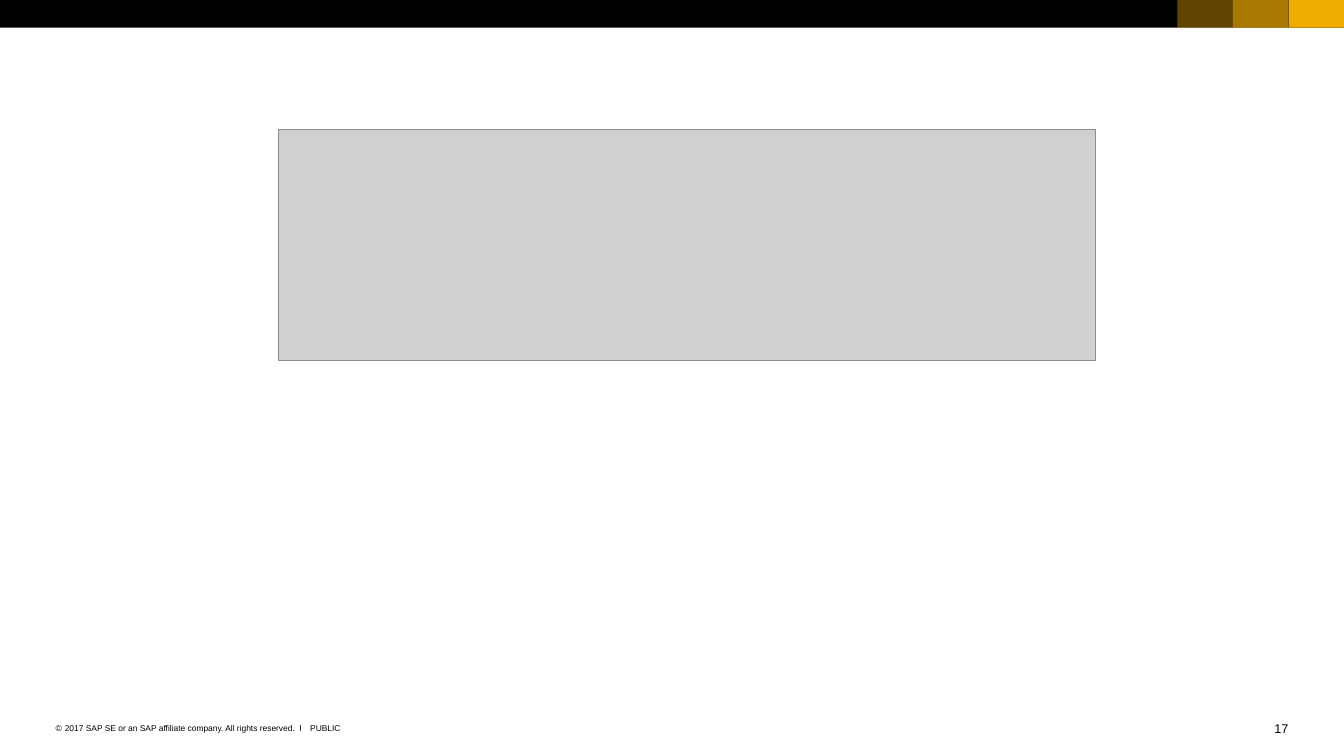
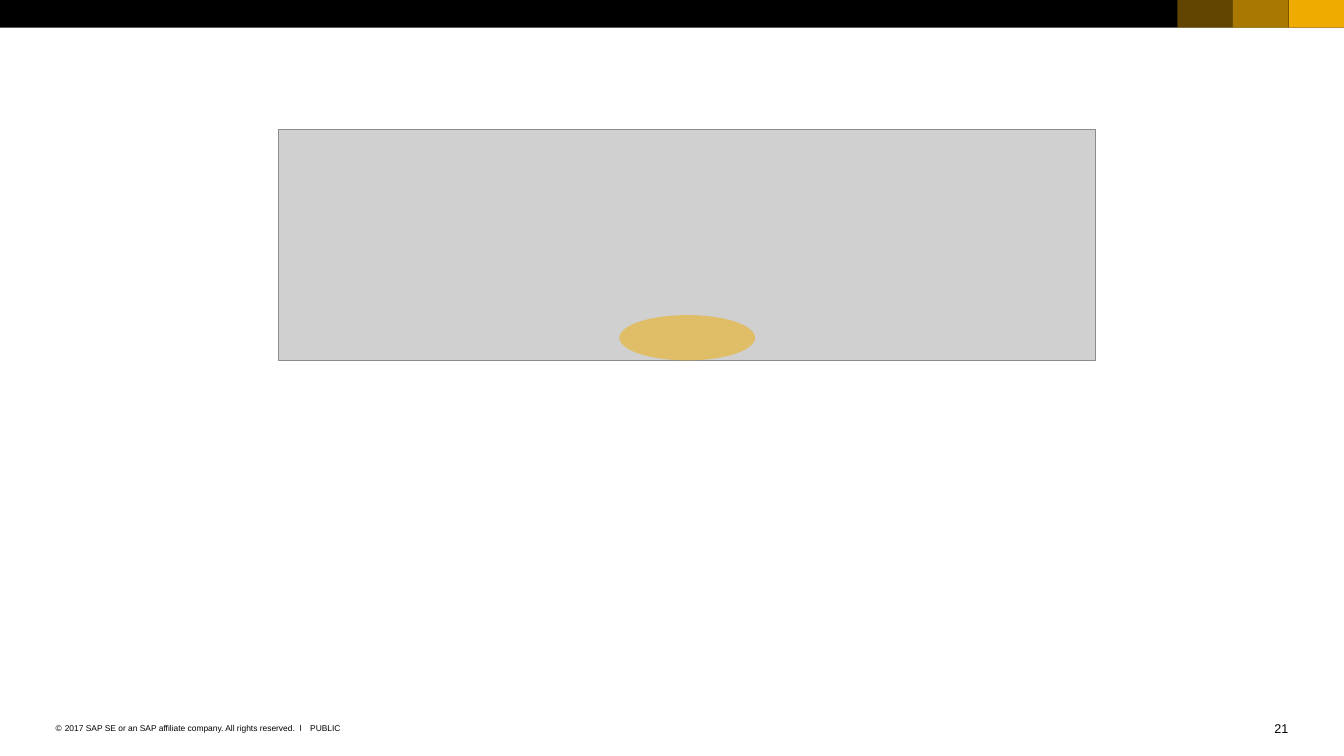
Before and after one commit to Ahaan17Saroch/Queue-Manager-Cloud-Dispatcher, a slide deck: slide 21 of SAP_2017_16x9_black_and_white.pptx (slide 17 before the commit). Drawn at 1344x756 pixels with LibreOffice and Linux fonts; fonts in the diff are those of the drawing; grey boxes stand for pictures. Boxes give left, top, right and bottom in pixels: in the first picture for what was removed or moved away, otherwise in the second. Text is boxed around its words. In the diff, an @@ line names an element or a change of style, - is before the commit and + after.

```diff
--- a/SAP_2017_16x9_black_and_white.pptx
+++ b/SAP_2017_16x9_black_and_white.pptx
@@ ellipse added at bbox=[620, 315, 756, 361], fill #F0AB00 at 50% opacity @@
@@ page number at bbox=[1274, 724, 1288, 733]: text changed @@
-17
+21
```
Also in this commit, not shown: 5 other slides changed, 4 slides added.
